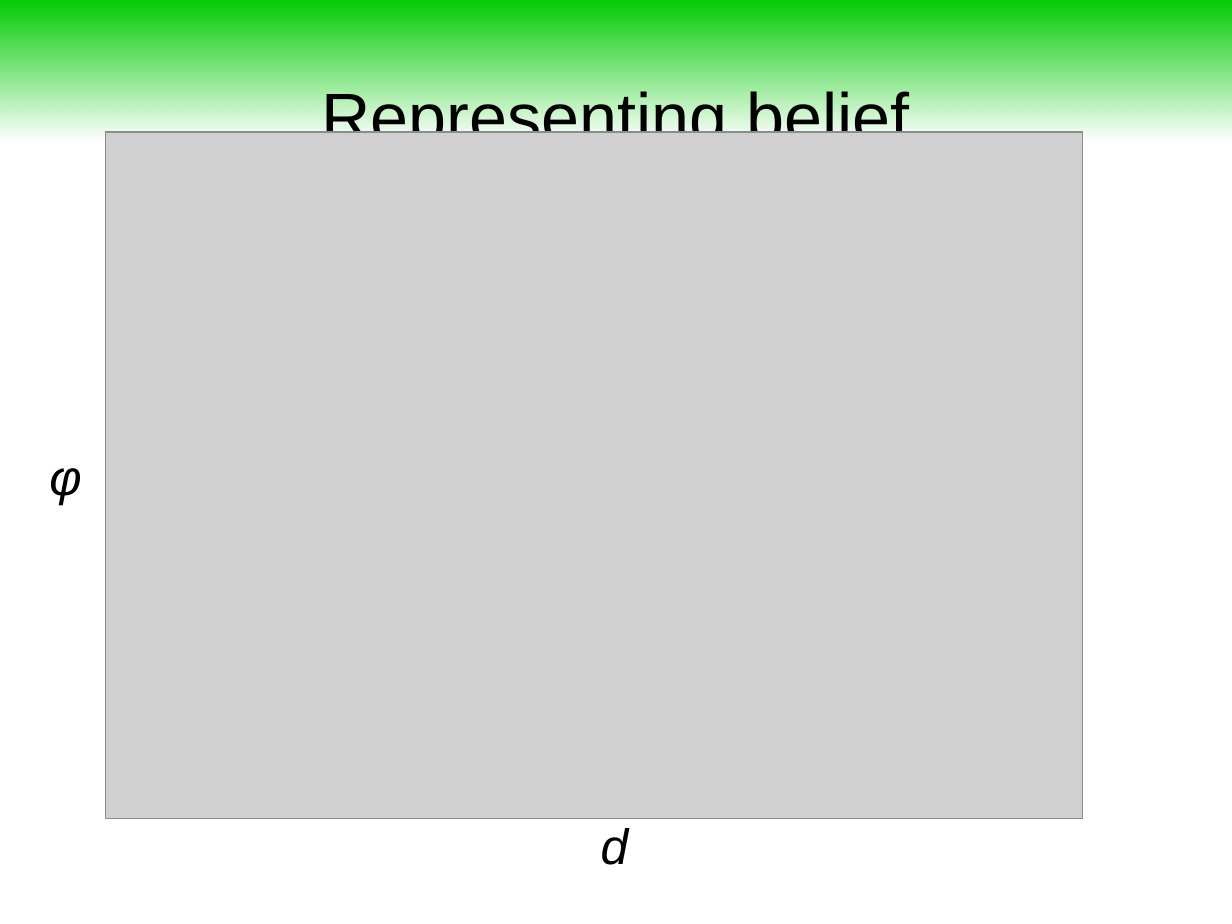
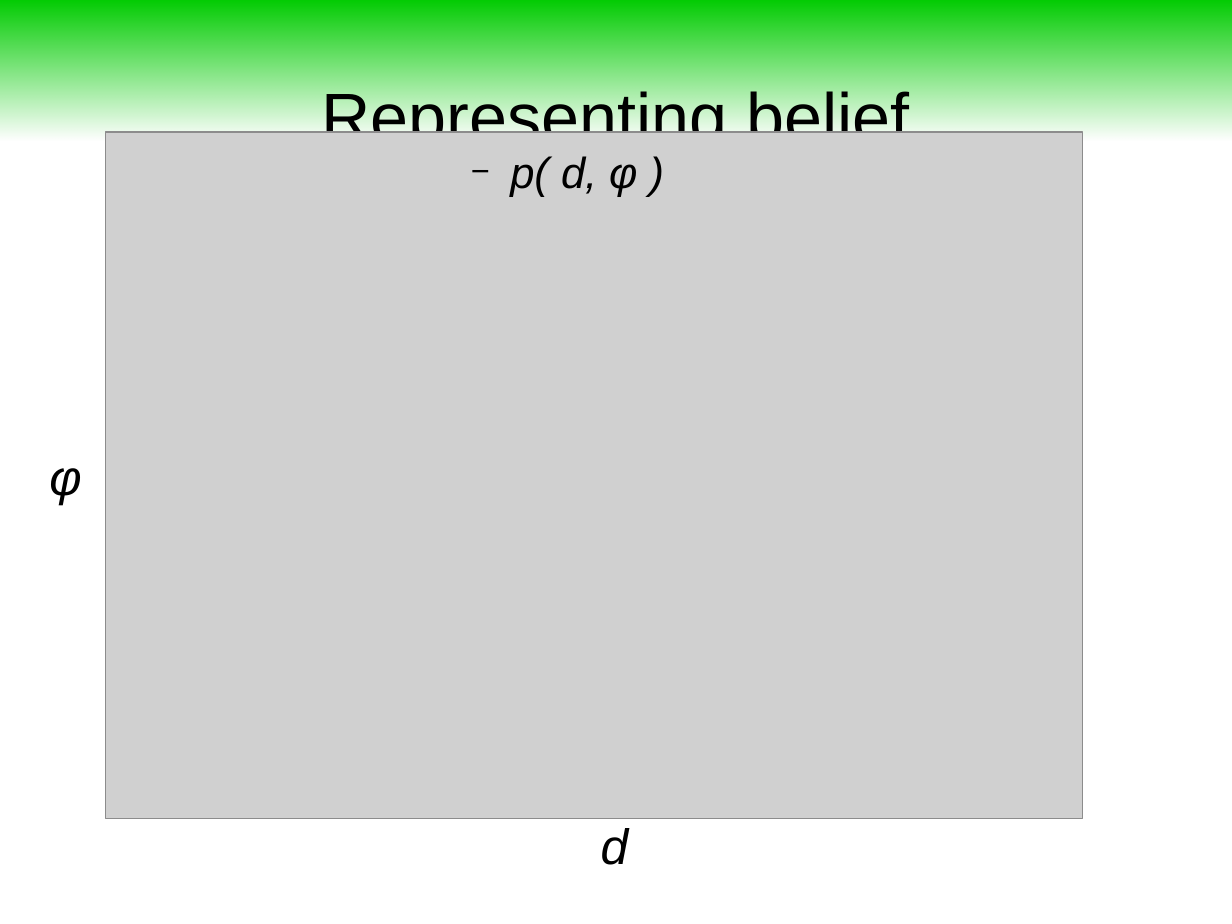
Before and after one commit to maivincent/MISE_presentations, a slide deck: slide 9 of step2_3_Lane_filter.odp. Drawn at 1232x924 pixels with LibreOffice and Linux fonts; fonts in the diff are those of the drawing; grey boxes stand for pictures. Boxes give left, top, right and bottom in pixels: in the first picture for what was removed or moved away, otherwise in the second. Text is boxed around its words. In the diff, an @@ line names an element or a change of style, - is before the commit and + after.

```diff
--- a/step2_3_Lane_filter.odp
+++ b/step2_3_Lane_filter.odp
@@ text added at box(510, 156, 637, 197), 28 pt, text #000000, italic @@
+  − p( d, φ )
```
Also in this commit, not shown: 4 slides added, 1 slide removed, 1 other file.
